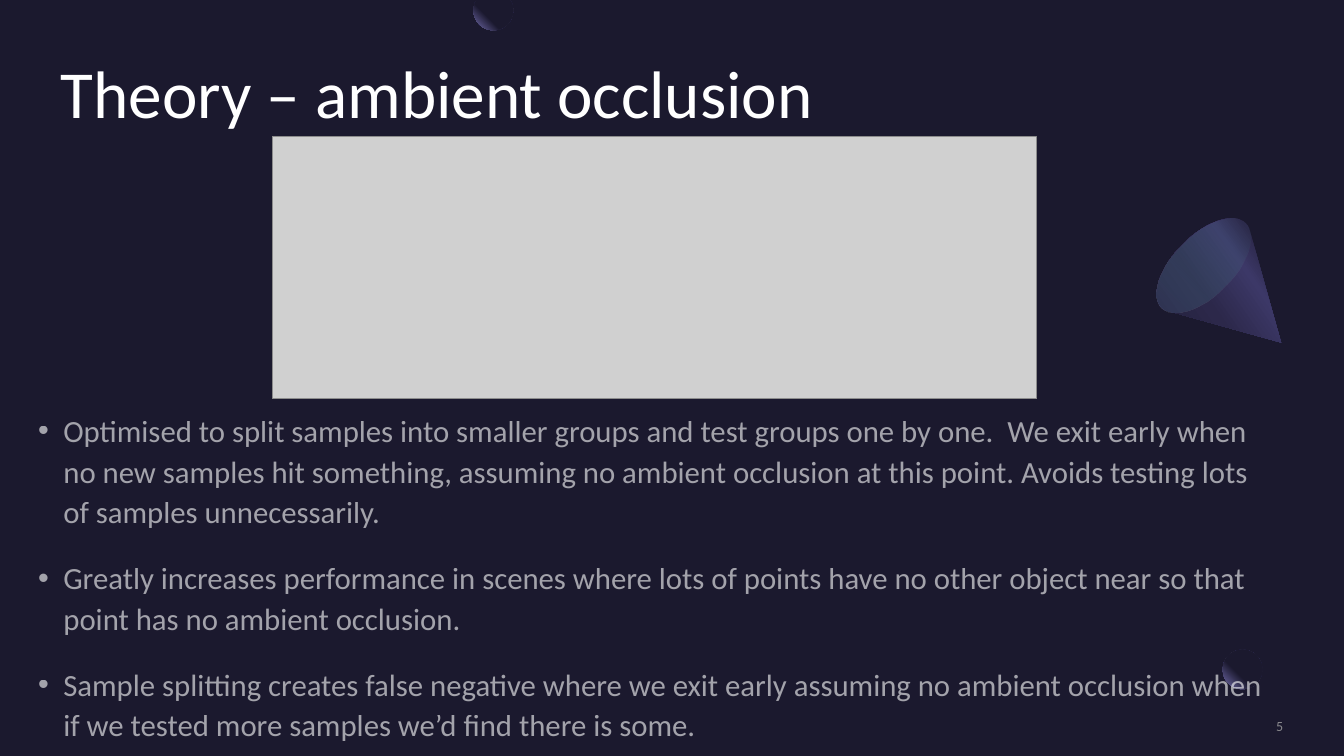
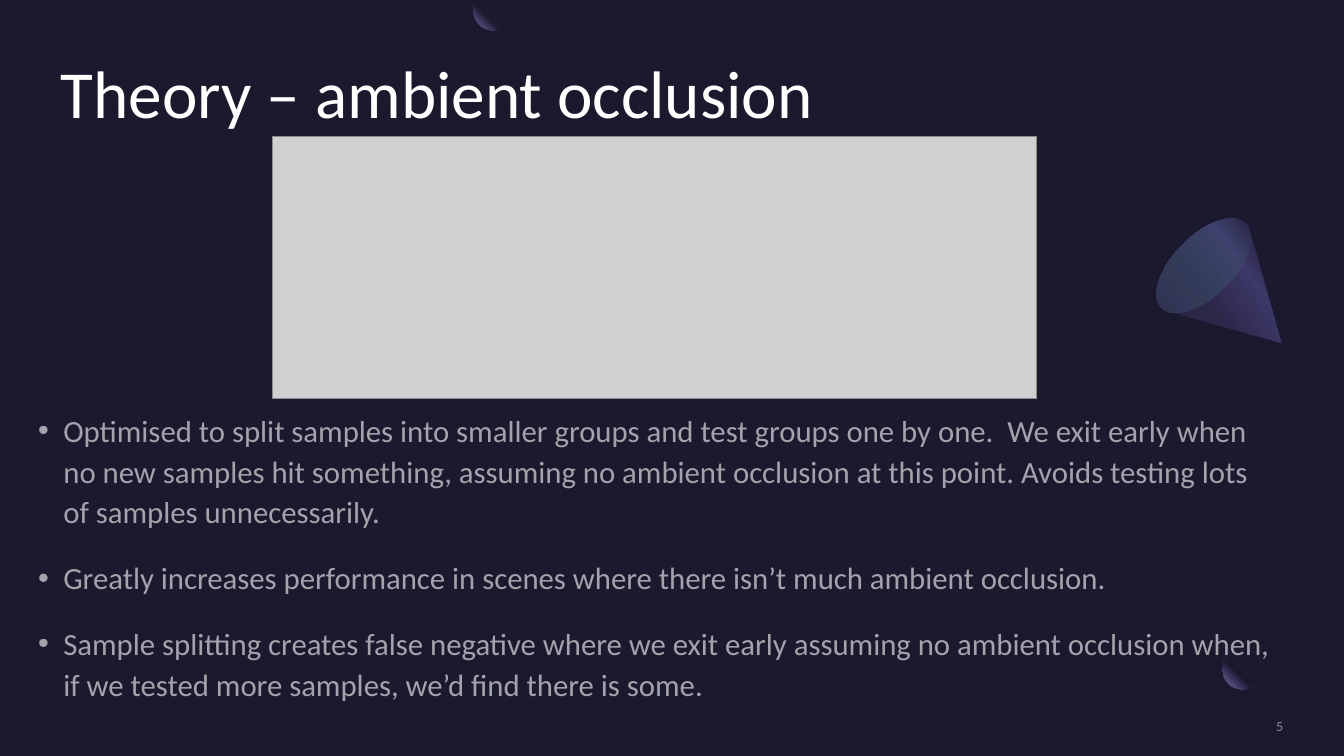
Before and after one commit to jtothec67/Ray-tracer, a slide deck: slide 5 of Presentation Title.pptx. Drawn at 1344x756 pixels with LibreOffice and Linux fonts; fonts in the diff are those of the drawing; grey boxes stand for pictures. Boxes give left, top, right and bottom in pixels: in the first picture for what was removed or moved away, otherwise in the second. Text is boxed around its words. In the diff, an @@ line names an element or a change of style, - is before the commit and + after.

```diff
--- a/Presentation Title.pptx
+++ b/Presentation Title.pptx
@@ text at (x1=63, y1=567, x2=1269, y2=701): text changed @@
-• Greatly increases performance in scenes where lots of points have no other object near so that point has no ambient occlusion.
-• Sample splitting creates false negative where we exit early assuming no ambient occlusion when if we tested more samples we’d find there is some.
+• Greatly increases performance in scenes where there isn’t much ambient occlusion.
+• Sample splitting creates false negative where we exit early assuming no ambient occlusion when, if we tested more samples, we’d find there is some.
```
Also in this commit, not shown: 3 other slides changed, 4 slides added, 11 slides removed, 1 other file.
